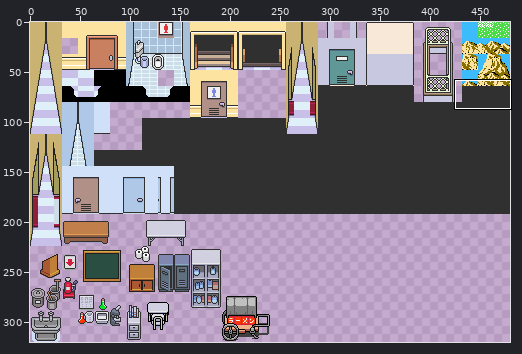
Sprite sheet -- images/layer0.png. Above, an overview of the earlier version with the close-up marked.
Close-up. Before the commit:
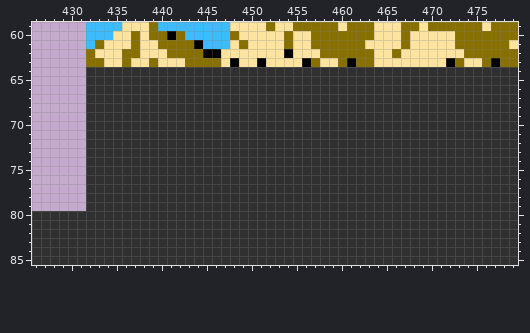
The file is 480x320 pixels. Colours within 5 levels of each other are drawn and written as one. Shown: x 426..479, y 59..85.
Now the later version:
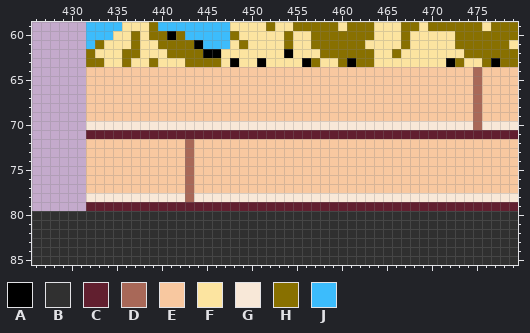
Palette (. is transparent): A #000000  B #303030  C #611f2f  D #a86858  E #f8c8a0  F #fce4a0  G #f8e8d8  H #887000  J #3cbcfc
The exact change:
The edit turns colour B into colour C in row 71 at x 432 to 479; in row 79 at x 432 to 479.
The edit turns colour B into colour D in rows 64 to 70 at x 475; in rows 72 to 78 at x 443.
The edit turns colour B into colour E in rows 64 to 69 at x 432 to 474 and 476 to 479; in rows 72 to 77 at x 432 to 442 and 444 to 479.
The edit turns colour B into colour G in row 70 at x 432 to 474 and 476 to 479; in row 78 at x 432 to 442 and 444 to 479.
Pixel boxes of the changes (left, top, right, bottom) in both close-ups:
changed: (86, 67, 518, 211)
